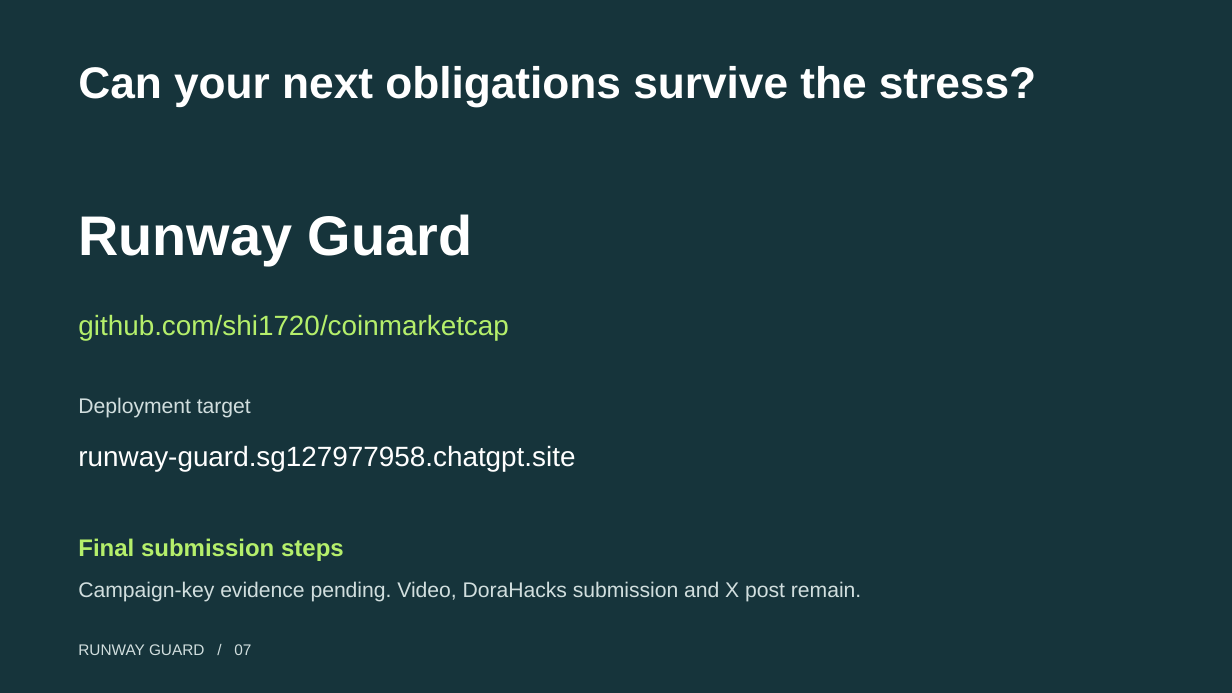
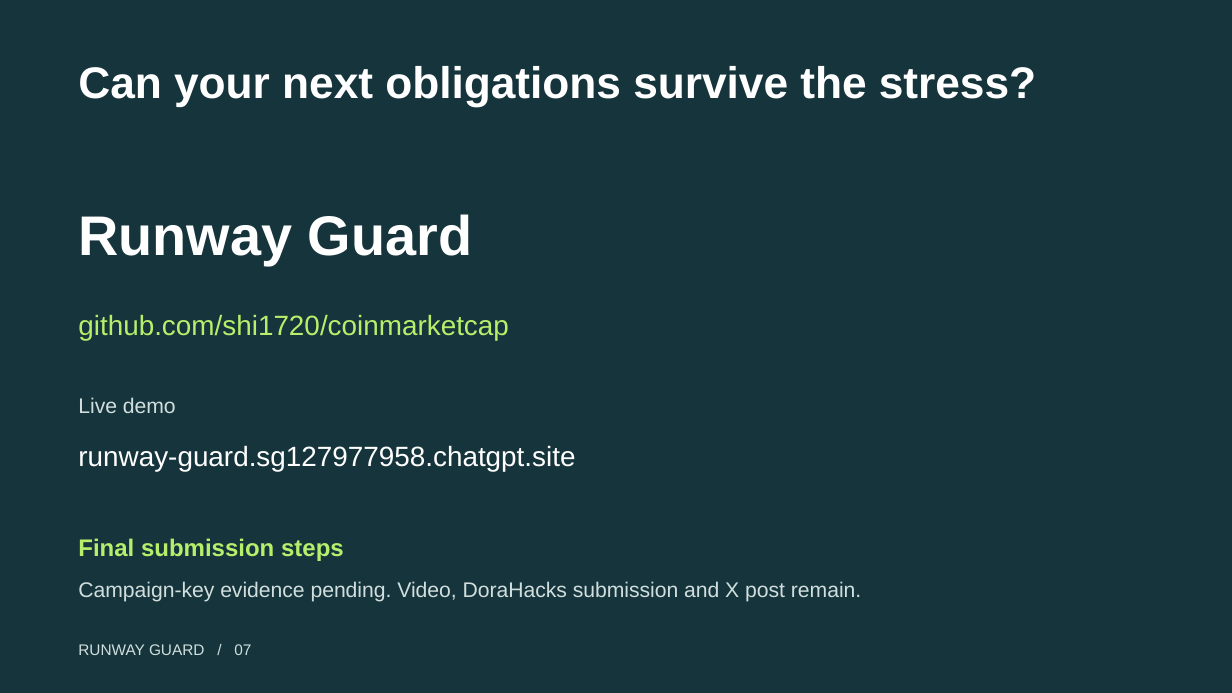
Before and after one commit to shi1720/coinmarketcap, a slide deck: slide 7 of docs/assets/Runway-Guard-Pitch.pptx. Drawn at 1232x693 pixels with LibreOffice and Linux fonts; fonts in the diff are those of the drawing. Boxes give left, top, right and bottom in pixels: in the first picture for what was removed or moved away, otherwise in the second. Text is boxed around its words. In the diff, an @@ line names an element or a change of style, - is before the commit and + after.

```diff
--- a/docs/assets/Runway-Guard-Pitch.pptx
+++ b/docs/assets/Runway-Guard-Pitch.pptx
@@ text at <box>78,397,176,413</box>: text changed @@
-Deployment target
+Live demo
```
Also in this commit, not shown: 8 other files.
